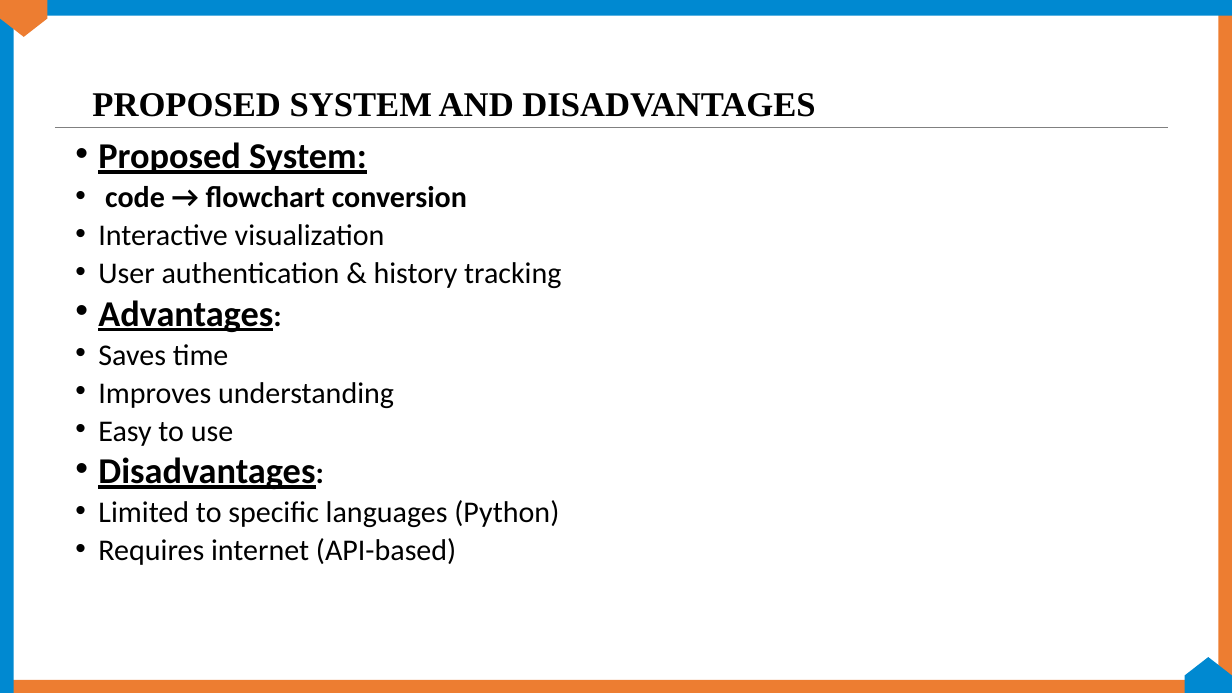
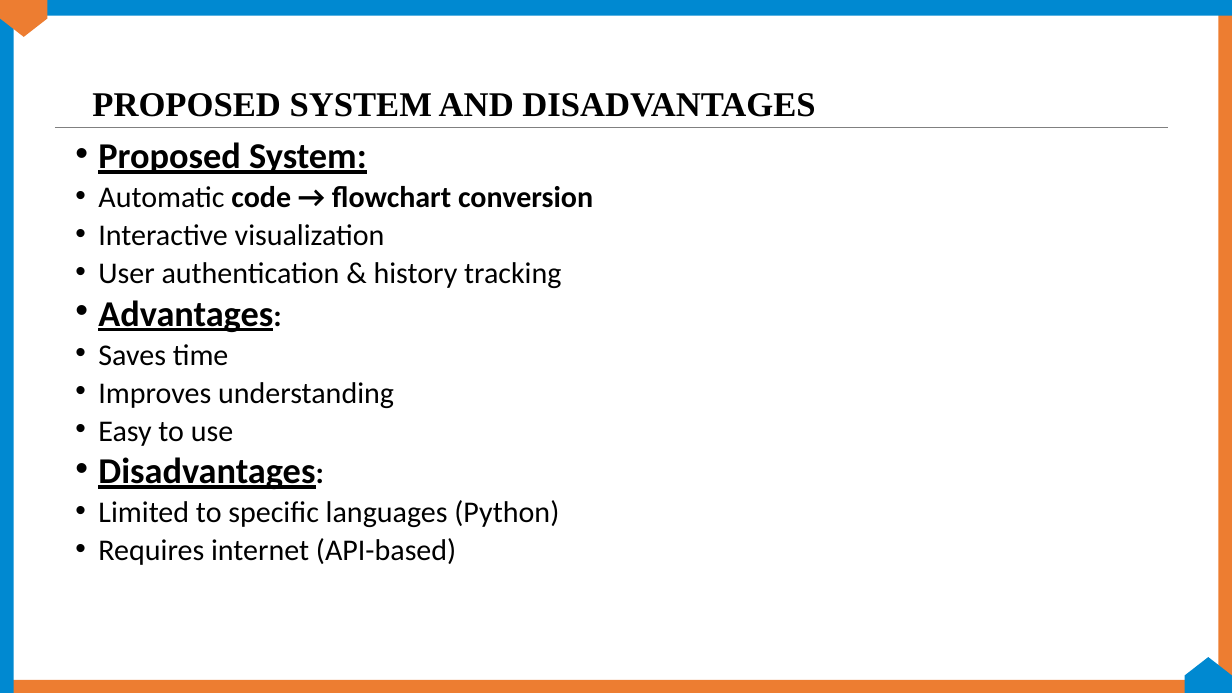
Before and after one commit to projectragsy5-a11y/code_to_visualizer, a slide deck: slide 5 of RAGSY- CODE_TO_VISUALIZER.pptx. Drawn at 1232x693 pixels with LibreOffice and Linux fonts; fonts in the diff are those of the drawing; background and template pictures are left out. Boxes give left, top, right and bottom in pixels: in the first picture for what was removed or moved away, otherwise in the second. Text is boxed around its words. In the diff, an @@ line names an element or a change of style, - is before the commit and + after.

```diff
--- a/RAGSY- CODE_TO_VISUALIZER.pptx
+++ b/RAGSY- CODE_TO_VISUALIZER.pptx
@@ text at <box>98,186,593,208</box>: text changed @@
-• code → flowchart conversion
+• Automatic code → flowchart conversion
```
Also in this commit, not shown: 3 other slides changed, 4 slides added, 3 slides removed, 8 other files.
